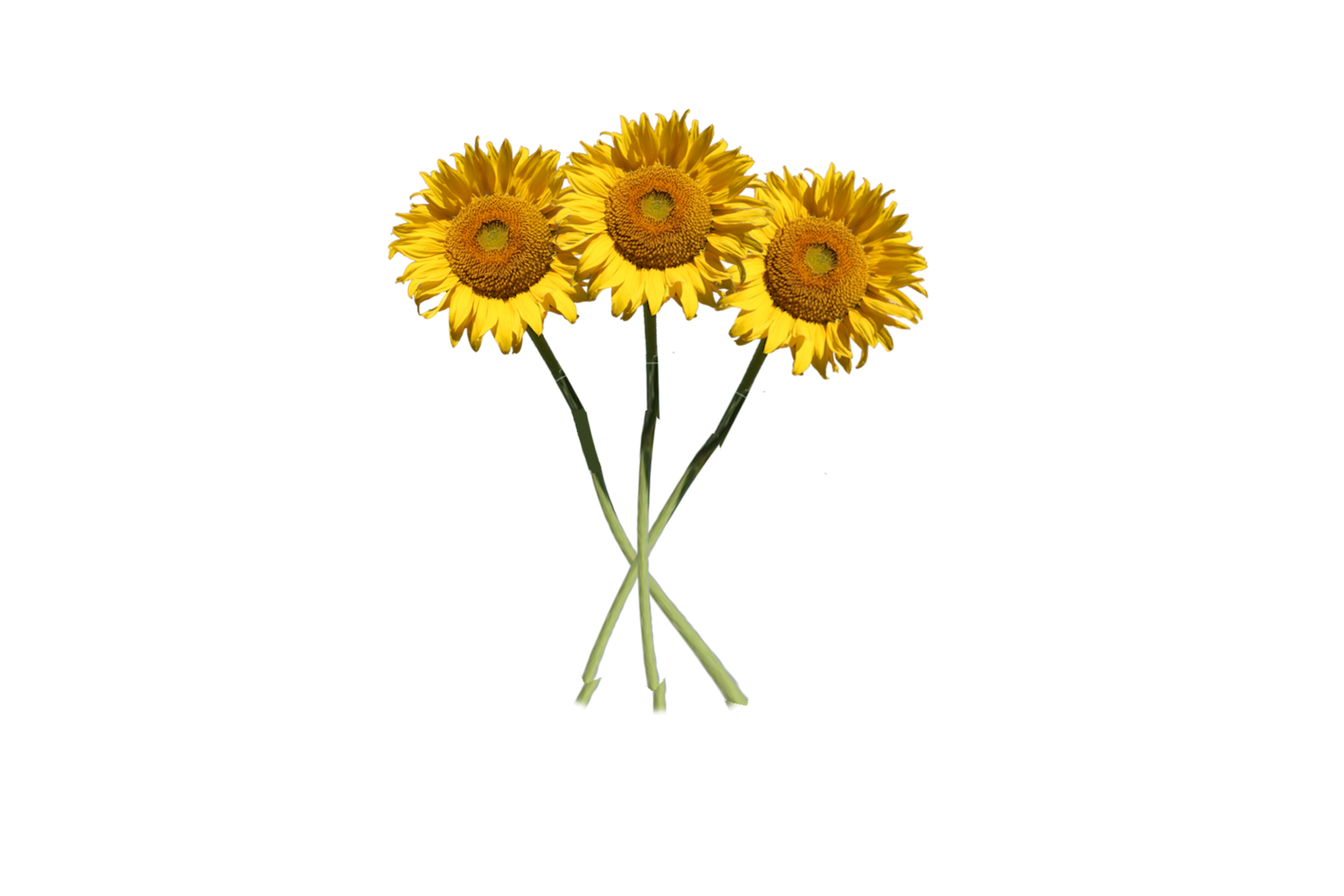
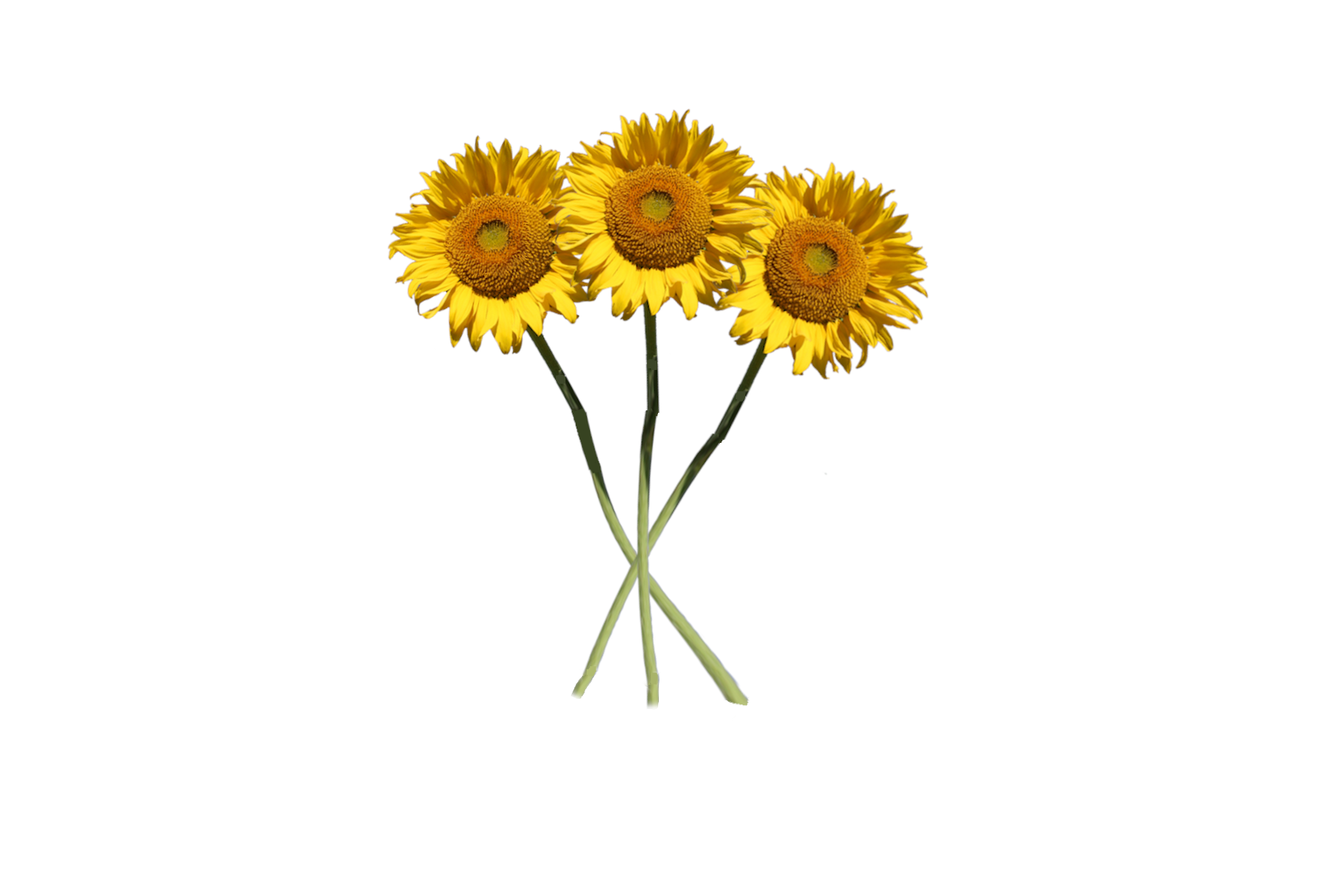
Comparing the layer stacks of the two 1344×896 images. Changes:
removed layer "Sloniecznik-wycięty.psd #1" over left=387, top=108, right=929, bottom=716
painted on "chmury" over left=387, top=108, right=929, bottom=716
